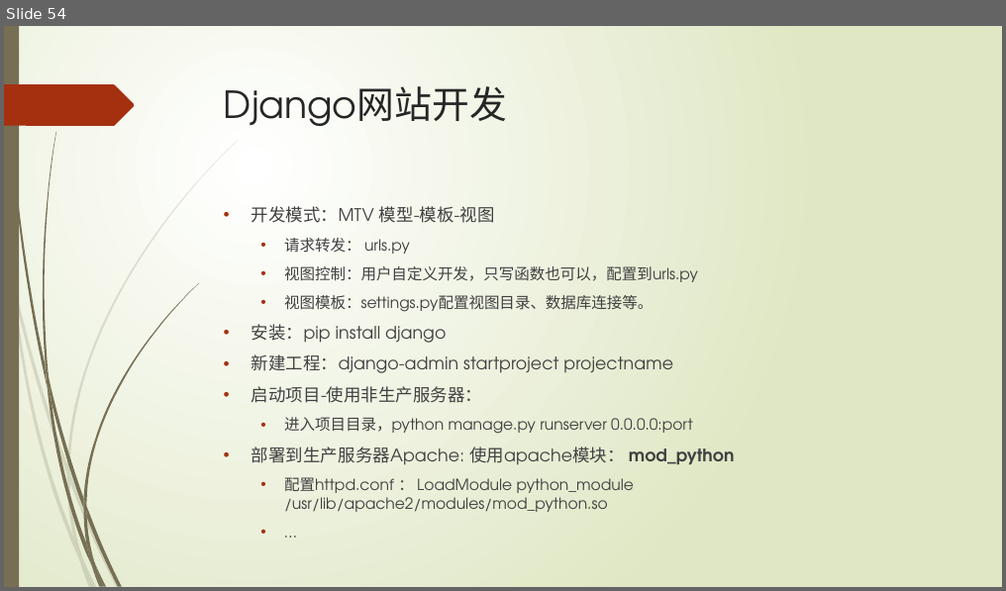
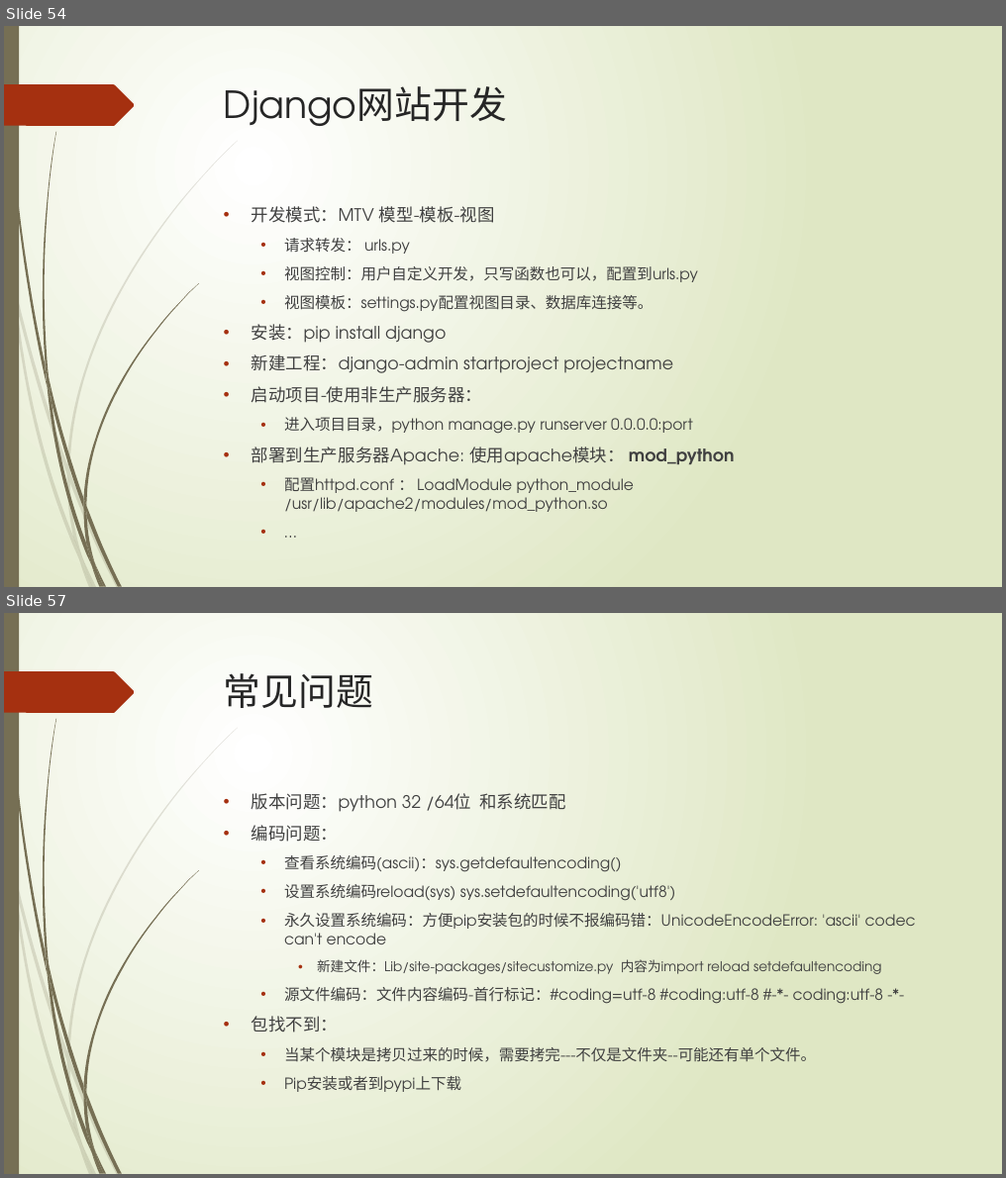
Before and after one commit to lspgithublxh/document, a slide deck: 编程语言/python/Python基础入门知识分享.pptx. Shown one above the other, each under a label of ours: slide 54 before the commit, slides 54 and 57 after it; the slides between them are not shown. The pictures are 1006x591 and 1006x1178 pixels, drawn with LibreOffice and Linux fonts; fonts in the diff are those of the drawing. Boxes give left, top, right and bottom in pixels: in the first picture for what was removed or moved away, otherwise in the second. Text is boxed around its words. In the diff, an @@ line names an element or a change of style, - is before the commit and + after.

Commit message:
增加机器学习、大数据操作 python

```diff
--- a/编程语言/python/Python基础入门知识分享.pptx
+++ b/编程语言/python/Python基础入门知识分享.pptx
@@ slide 57 added at [4,613,1002,1174], background gradient #FFFFFF to #DFE8C4; not listed: 24 template elements that a slide beside it also shows @@
@@ title added at [224,673,373,708], 36 pt, text #262626 @@
+常见问题
@@ text added at [252,793,916,1092], 14.8 pt, text #404040 @@
+• 版本问题：python 32 /64位 和系统匹配
+• 编码问题：
+  • 查看系统编码(ascii)：sys.getdefaultencoding()
+  • 设置系统编码reload(sys) sys.setdefaultencoding('utf8')
+  • 永久设置系统编码：方便pip安装包的时候不报编码错：UnicodeEncodeError: 'ascii' codec can't encode
+    • 新建文件：Lib/site-packages/sitecustomize.py 内容为import reload setdefaultencoding
+  • 源文件编码：文件内容编码-首行标记：#coding=utf-8 #coding:utf-8 #-*- coding:utf-8 -*-
+• 包找不到：
+  • 当某个模块是拷贝过来的时候，需要拷完---不仅是文件夹--可能还有单个文件。
+  • Pip安装或者到pypi上下载
```
Also in this commit, not shown: 2 slides changed, 2 other slides added, 3 slides removed, 2 other files.
